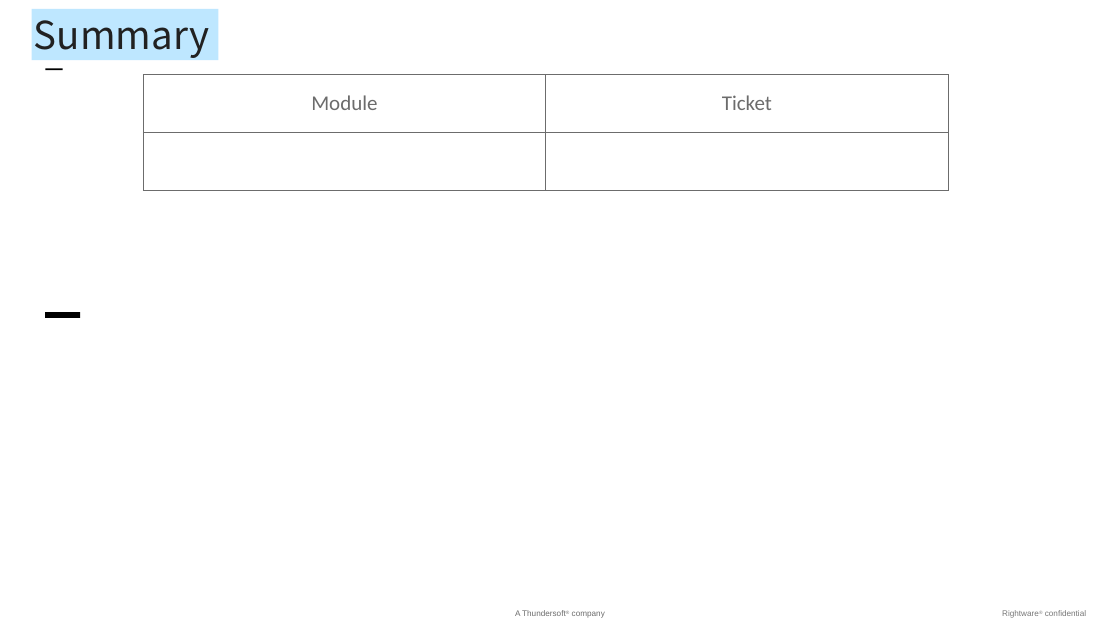
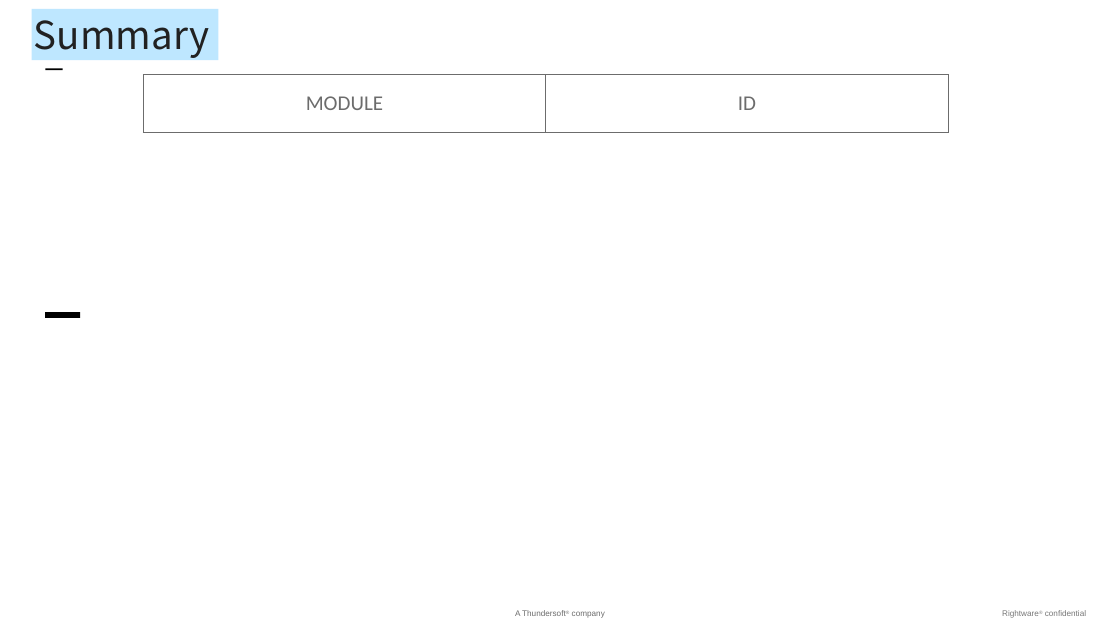
Before and after one commit to baochen-rw/JIRA-exporter, a slide deck: slide 1 of PPTTemplate/Template.pptx. Drawn at 1120x630 pixels with LibreOffice and Linux fonts; fonts in the diff are those of the drawing; background and template pictures are left out. Boxes give left, top, right and bottom in pixels: in the first picture for what was removed or moved away, otherwise in the second. Text is boxed around its words. In the diff, an @@ line names an element or a change of style, - is before the commit and + after.

```diff
--- a/PPTTemplate/Template.pptx
+++ b/PPTTemplate/Template.pptx
@@ table at box(143, 74, 948, 133) @@
-row 1: Module | Ticket
-row 2:  | 
+row 1: MODULE | ID
```
Also in this commit, not shown: 2 other slides changed, 3 other files.
